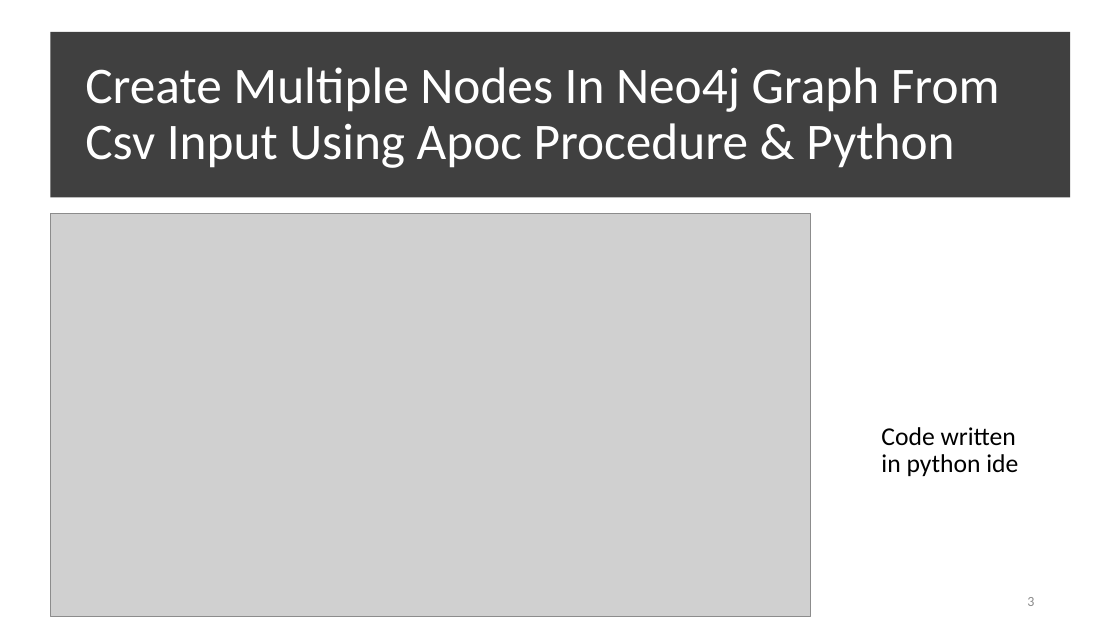
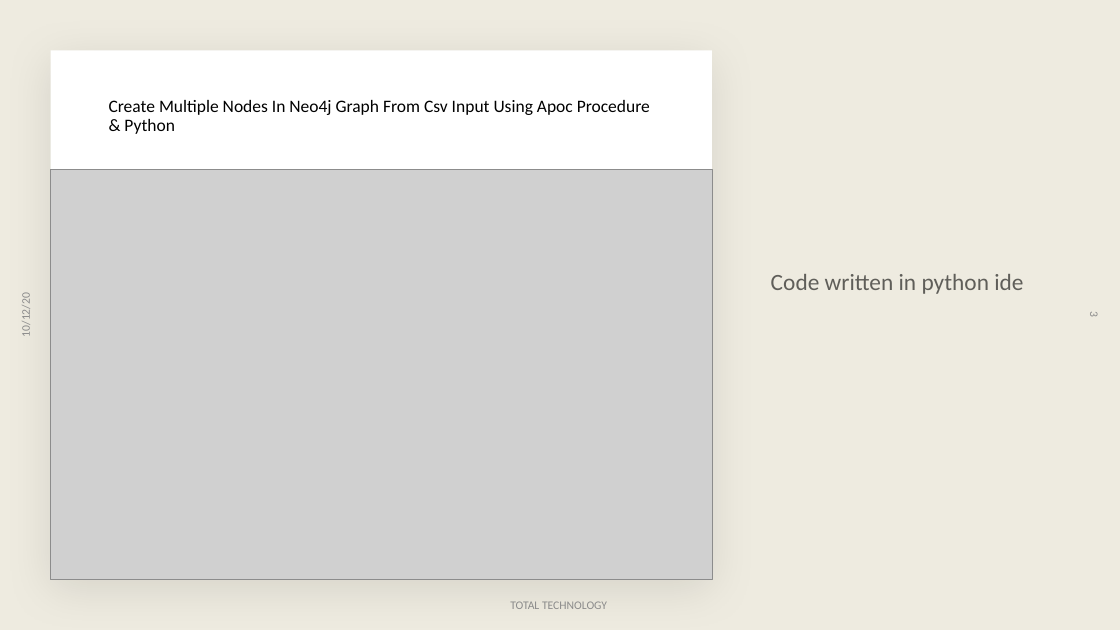
Before and after one commit to ronidas39/neo4j_python_use_cases, a slide deck: slide 3 of NEO4J TUTORIAL_97_SLIDE.pptx. Drawn at 1120x630 pixels with LibreOffice and Linux fonts; fonts in the diff are those of the drawing; grey boxes stand for pictures. Boxes give left, top, right and bottom in pixels: in the first picture for what was removed or moved away, otherwise in the second. Text is boxed around its words. In the diff, an @@ line names an element or a change of style, - is before the commit and + after.

```diff
--- a/NEO4J TUTORIAL_97_SLIDE.pptx
+++ b/NEO4J TUTORIAL_97_SLIDE.pptx
@@ rectangle added at [0, 0, 1120, 630], fill #F2F2F2 @@
@@ rectangle added at [0, 0, 1120, 630], fill #BF9000 at 7% opacity @@
@@ rectangle removed at [50, 32, 1070, 197] @@
@@ rectangle added at [50, 50, 712, 580], fill #FFFFFF @@
@@ page number: place and size @@
-page number at [1027, 597, 1034, 606]
+page number at [1087, 312, 1101, 316]
@@ page number at [1087, 312, 1101, 316]: size 12 to 10 pt; alignment right to centre; rotation 0 to 90 degrees @@
@@ title "Create Multiple Nodes In Neo4j ...": place and size @@
-title "Create Multiple Nodes In Neo4j ..." at [85, 67, 1000, 168]
+title "Create Multiple Nodes In Neo4j ..." at [109, 100, 650, 134]
@@ title "Create Multiple Nodes In Neo4j ..." at [109, 100, 650, 134]: size 44 to 15 pt, text colour #FFFFFF to #000000; vertical alignment middle to top @@
@@ picture: place and size @@
-picture at [50, 214, 811, 617]
+picture at [50, 170, 712, 580]
@@ text "Code written in python ide": place and size @@
-text "Code written in python ide" at [881, 427, 1018, 476]
+text "Code written in python ide" at [771, 274, 1023, 294]
@@ text "Code written in python ide" at [771, 274, 1023, 294]: size 22 to 20 pt, text colour #000000 to #000000 at 60% opacity; vertical alignment middle to top @@
@@ text added at [19, 297, 33, 336], 10 pt, text #8C8C8C @@
+10/12/20
@@ text added at [510, 601, 607, 609], 10 pt, text #8C8C8C @@
+TOTAL TECHNOLOGY
```
Also in this commit, not shown: 1 other slide changed, 1 other file.
